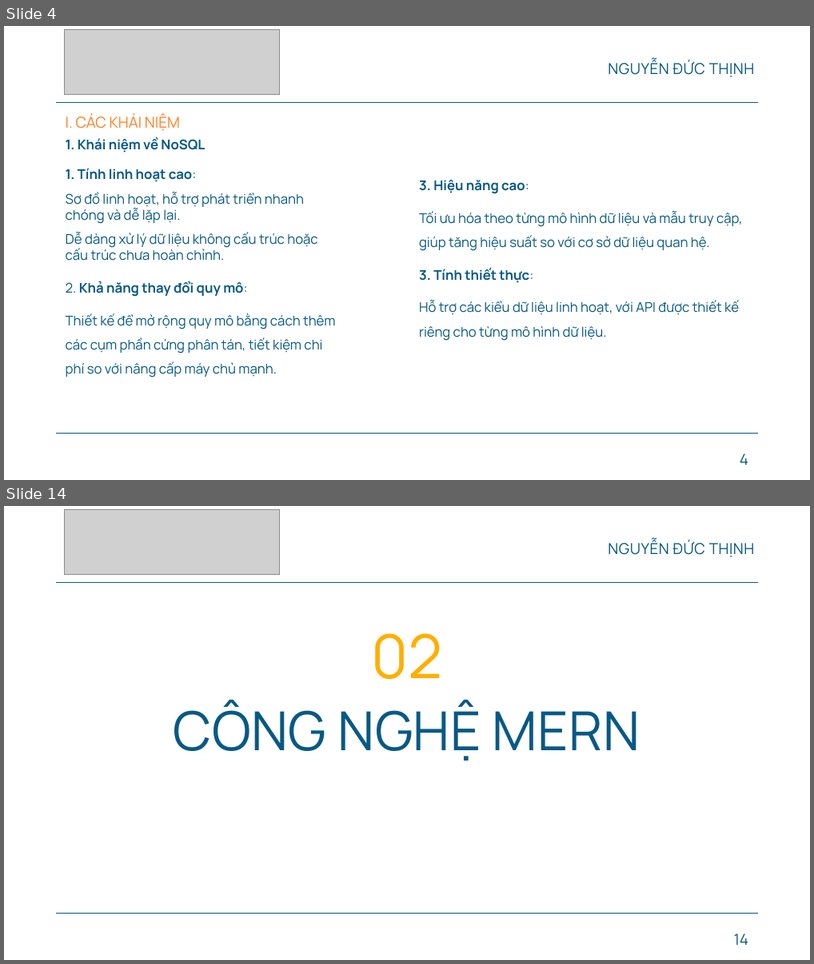
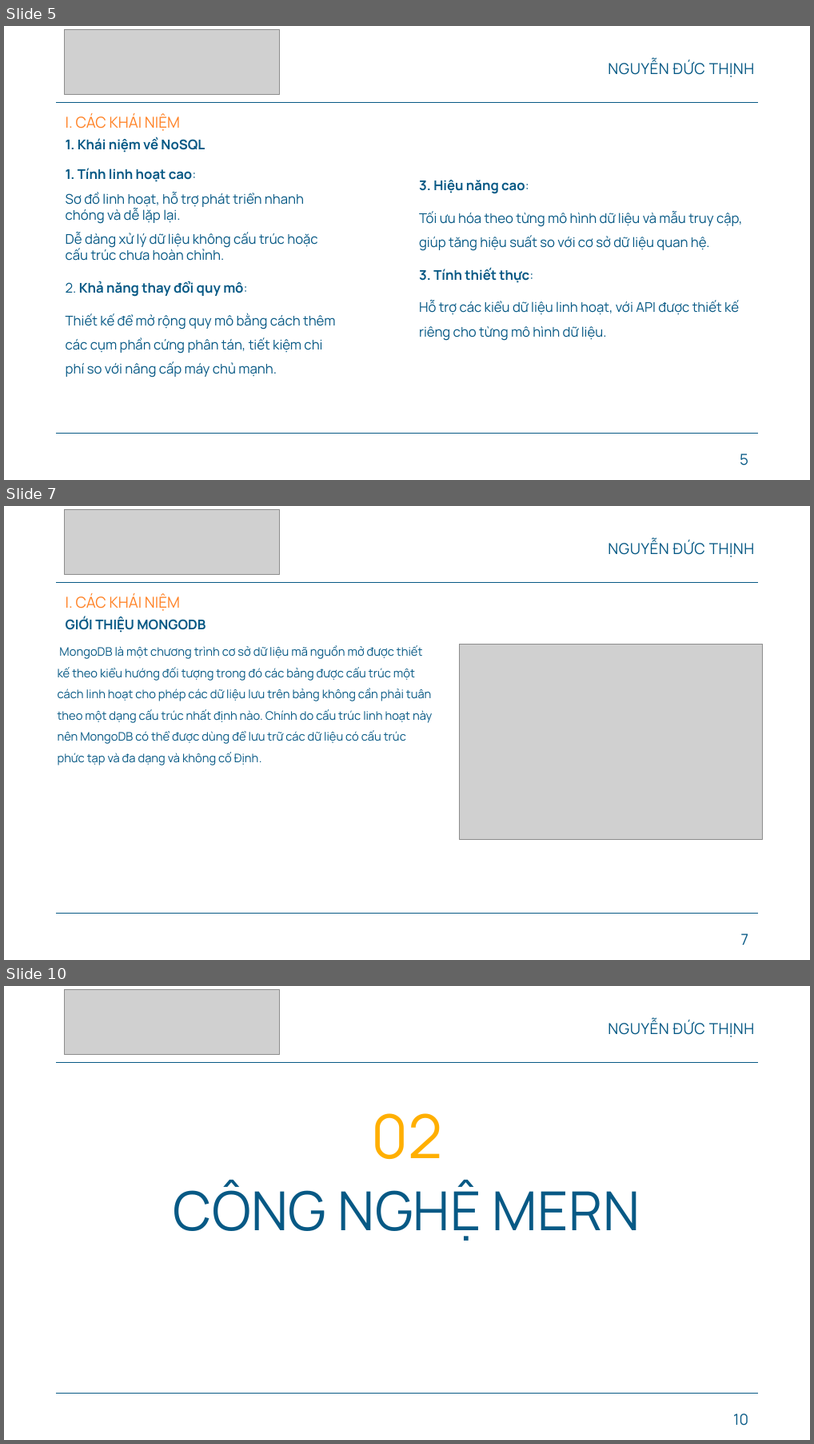
Before and after one commit to Ducthinh1501/CN-DA21TTB-NGUYENDUCTHINH-MONGODB-READINGTESTS, a slide deck: thesis/CN-SLIDE-BAOCAO.pptx. Shown one above the other, each under a label of ours: slides 4 and 14 before the commit, slides 5, 7 and 10 after it; the slides between them are not shown. The pictures are 814x964 and 814x1444 pixels, drawn with LibreOffice and Linux fonts; fonts in the diff are those of the drawing; grey boxes stand for pictures; background and template pictures are left out. Boxes give left, top, right and bottom in pixels: in the first picture for what was removed or moved away, otherwise in the second. Text is boxed around its words. In the diff, an @@ line names an element or a change of style, - is before the commit and + after.

```diff
--- a/thesis/CN-SLIDE-BAOCAO.pptx
+++ b/thesis/CN-SLIDE-BAOCAO.pptx
@@ slide 7 added at (4,506,810,960), background #FFFFFF; not listed: 2 template elements that a slide beside it also shows @@
@@ picture added at (65,509,280,574) @@
@@ title added at (608,540,755,557), 18 pt, text #075985 @@
+NGUYỄN ĐỨC THỊNH
@@ text added at (66,594,180,611), 18 pt, text #FF8225 @@
+I. CÁC KHÁI NIỆM
@@ text added at (66,617,206,632), 16 pt, text #075985, bold @@
+GIỚI THIỆU MONGODB
@@ text added at (58,645,432,765), 14 pt, text #075985 @@
+MongoDB là một chương trình cơ sở dữ liệu mã nguồn mở được thiết kế theo kiểu hướng đối tượng trong đó các bảng được cấu trúc một cách linh hoạt cho phép các dữ liệu lưu trên bảng không cần phải tuân theo một dạng cấu trúc nhất định nào. Chính do cấu trúc linh hoạt này nên MongoDB có thể được dùng để lưu trữ các dữ liệu có cấu trúc phức tạp và đa dạng và không cố Định.
@@ picture added at (459,644,763,840) @@
@@ page number added at (742,933,749,944), 18 pt, text #075985 @@
+7
@@ what was slide 4 is now slide 5 @@
@@ page number at (740,453,749,465): text changed @@
-4
+5
@@ what was slide 14 is now slide 10 @@
@@ page number at (734,1413,749,1425): text changed @@
-14
+10
```
Also in this commit, not shown: 4 slides changed, 3 other slides added, 8 slides removed, 12 other files.
